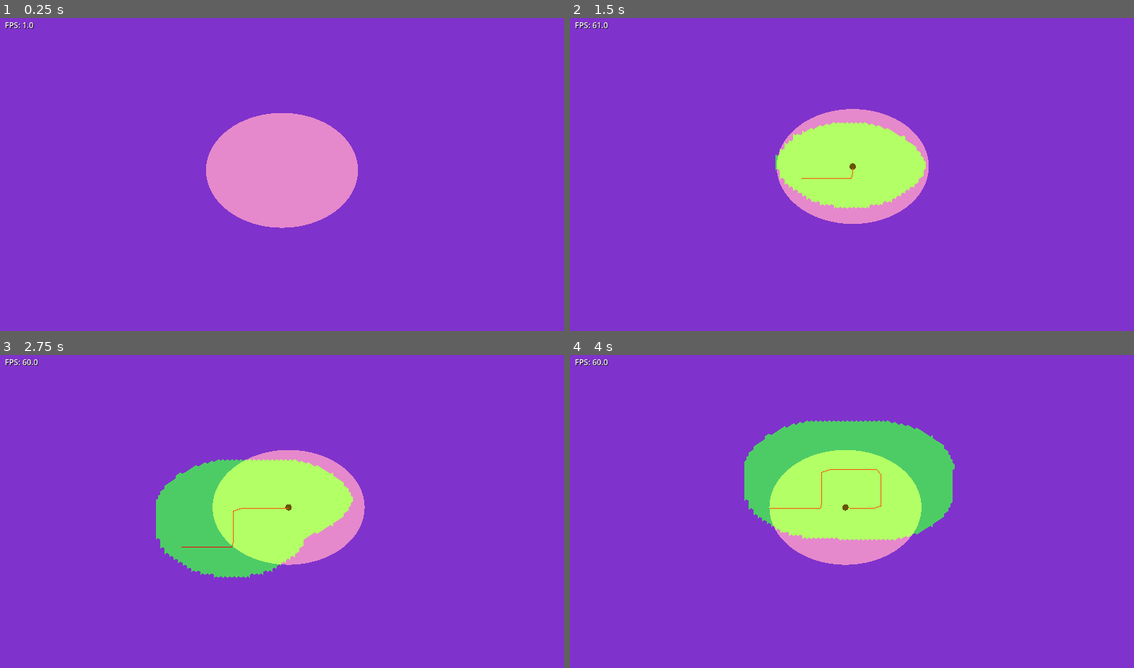
Above: before the commit, frames 1-4 (two rows, left to right).
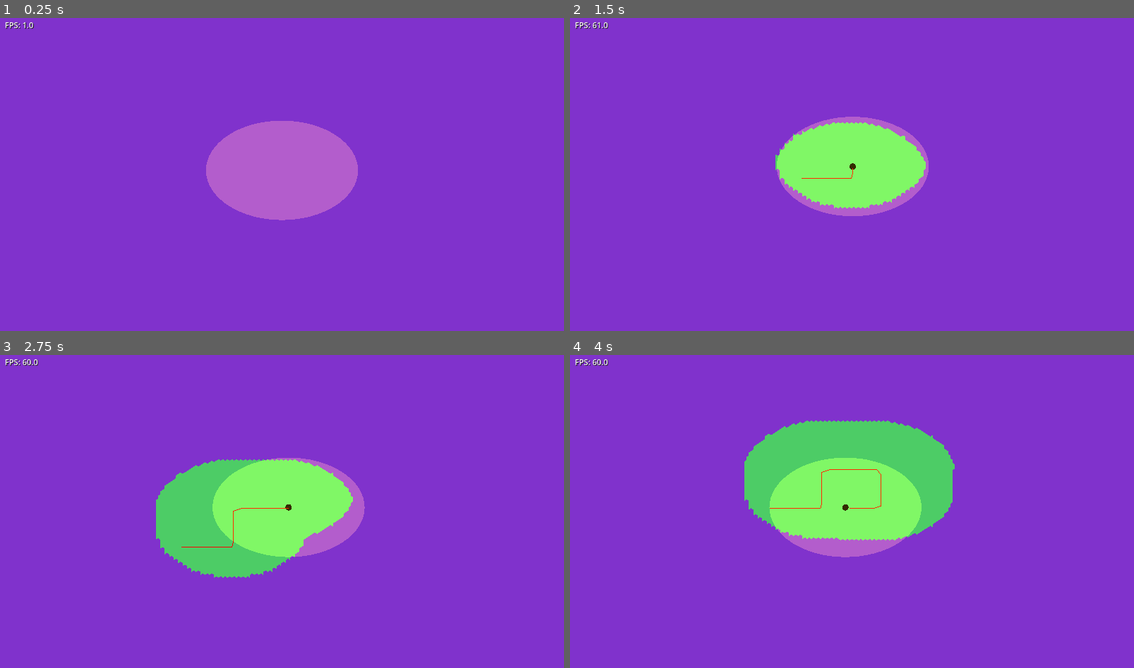
Above: after the commit, the same moments.

Repository: emersonh16/dastardlyfuck
Game: Godot game, scene res://scenes/test/test_miasma.tscn
Two runs of this game, one before a commit and one after it. Both use one fixed random seed, a clock stepped at 60 frames per second and the inputs below.
Inputs:
- Up to frame 1 (0.25 s): no input
- Up to frame 2 (1.5 s): tap Enter at 0.5 s; hold Right (ui_right) 0.53-1.28 s; hold Down (ui_down) from 1.28 s (still down)
- Up to frame 3 (2.75 s): release Down (ui_down) at 2.03 s; hold Right (ui_right) from 2.03 s (still down)
- Up to frame 4 (4 s): release Right (ui_right) at 2.78 s; hold Up (ui_up) 2.78-3.53 s; hold Left (ui_left) from 3.53 s (still down)

The runs differ from the first frame. In frame 1, 7.8% of the frame differs, in the area x 36-64%, y 30-68%; in frame 2, 7.8%, in the area x 36-64%, y 29-66%; in frame 3, 7.8%; in frame 4, 7.8%.

Commit message:
its better

Diff:
--- a/scripts/beam/simple_beam.gd
+++ b/scripts/beam/simple_beam.gd
@@ -54,5 +54,8 @@
 	var params = beam_manager.get_clearing_params()
 	var radius = params.get("radius", 48.0)
 
+	# DEBUG: Print clearing position and radius
+	print("CLEARING: pos=", world_pos, " radius=", radius)
+
 	# Use BeamManager to clear (it will call MiasmaManager)
 	beam_manager.clear_at_position(world_pos, radius)
--- a/scripts/renderers/beam_renderer.gd
+++ b/scripts/renderers/beam_renderer.gd
@@ -40,26 +40,22 @@
 	print("BeamRenderer initialized")
 
 func _create_beam_visual():
-	# Create a circle that matches the clearing hitbox exactly
-	# The clearing is a perfect circle in world space (XZ plane)
-	# For isometric view, we need to show it as an ellipse that represents that circle
+	# Architecture: Custom Flat Circle Mesh (Option 3)
+	# - Create a flat circle mesh directly on XZ plane (Y=0)
+	# - No rotation needed - already flat!
+	# - Hitbox: Circle in world space (XZ plane)
+	# - Visual: Circle in world space (XZ plane)
+	# - Result: Circle appears as ellipse in isometric view (natural projection)
 
-	# Use CylinderMesh for a perfect circle, positioned on XZ plane
-	var cylinder_mesh = CylinderMesh.new()
-	cylinder_mesh.top_radius = 48.0  # Will be updated based on mode
-	cylinder_mesh.bottom_radius = 48.0
-	cylinder_mesh.height = 0.1  # Very thin - essentially a flat disc
-	cylinder_mesh.radial_segments = 64  # High segments for smooth circle
+	# Create custom flat circle mesh
+	# Initial radius will be updated based on mode via BeamManager
+	var circle_mesh = _create_circle_mesh(48.0)
 
 	beam_mesh_instance = MeshInstance3D.new()
-	beam_mesh_instance.mesh = cylinder_mesh
+	beam_mesh_instance.mesh = circle_mesh
 
-	# Rotate to lie flat on XZ plane and align with isometric view
-	# CylinderMesh is vertical (along Y) by default
-	# Step 1: Rotate 90° around X to make it horizontal (flat on XZ plane)
-	# Step 2: Rotate +45° around Y to compensate for camera's 45° azimuth (counter-clockwise)
-	# This should make the ellipse appear aligned (not rotated) in isometric view
-	beam_mesh_instance.rotation_degrees = Vector3(90, 45, 0)  # Flat on XZ, compensate camera
+	# NO ROTATION NEEDED - mesh is already flat on XZ plane!
+	beam_mesh_instance.rotation_degrees = Vector3(0, 0, 0)  # Already flat, no rotation
 	beam_mesh_instance.scale = Vector3(1.0, 1.0, 1.0)  # No scaling - show actual circle
 
 	beam_material = StandardMaterial3D.new()
@@ -81,13 +77,49 @@
 
 	add_child(beam_mesh_instance)
 
+func _create_circle_mesh(radius: float) -> ArrayMesh:
+	# Create a flat circle mesh on XZ plane (Y=0)
+	# This is naturally flat, so no rotation needed!
+
+	var segments = 64  # High segments for smooth circle
+	var vertices = PackedVector3Array()
+	var indices = PackedInt32Array()
+
+	# Center vertex (at origin, Y=0)
+	vertices.append(Vector3(0, 0, 0))
+
+	# Generate circle vertices on XZ plane
+	for i in range(segments + 1):
+		var angle = (i * 2.0 * PI) / segments
+		var x = cos(angle) * radius
+		var z = sin(angle) * radius
+		vertices.append(Vector3(x, 0, z))
+
+	# Create triangles from center to edge
+	for i in range(segments):
+		indices.append(0)  # Center vertex
+		indices.append(i + 1)  # Current edge vertex
+		indices.append(i + 2 if i < segments else 1)  # Next edge vertex (wrap around)
+
+	# Create the mesh
+	var array_mesh = ArrayMesh.new()
+	var arrays = []
+	arrays.resize(Mesh.ARRAY_MAX)
+	arrays[Mesh.ARRAY_VERTEX] = vertices
+	arrays[Mesh.ARRAY_INDEX] = indices
+
+	array_mesh.add_surface_from_arrays(Mesh.PRIMITIVE_TRIANGLES, arrays)
+
+	return array_mesh
+
 func _process(_delta):
 	if not derelict or not beam_mesh_instance:
 		return
 
-	# Follow derelict position (ground level)
+	# Follow derelict position (ground level) - EXACTLY match clearing position
+	# This must match SimpleBeam._clear_bubble() position calculation
 	var derelict_pos = derelict.global_position
-	var ground_pos = Vector3(derelict_pos.x, 0, derelict_pos.z)
+	var ground_pos = Vector3(derelict_pos.x, 0, derelict_pos.z)  # Ground level - matches clearing
 	global_position = ground_pos
 
 	# Position beam well above ground level
@@ -95,12 +127,9 @@
 	# This ensures the ellipse doesn't go below ground and is visible above the derelict
 	beam_mesh_instance.position = Vector3(0, 2.0, 0)
 
-	# DIAGNOSTIC: Print actual rotation values (only once per second to avoid spam)
+	# DEBUG: Print visual position and radius (only once per second to avoid spam)
 	if Engine.get_process_frames() % 60 == 0:
-		print("Beam rotation (local): ", beam_mesh_instance.rotation_degrees)
-		print("Beam rotation (global): ", beam_mesh_instance.global_rotation_degrees)
-		print("Beam parent rotation: ", rotation_degrees)
-		print("Beam scale: ", beam_mesh_instance.scale)
+		print("VISUAL: pos=", ground_pos, " radius=", current_radius, " mesh_pos=", beam_mesh_instance.position, " rotation=", beam_mesh_instance.rotation_degrees)
 
 func _on_beam_mode_changed(mode):
 	if not beam_mesh_instance:
@@ -125,19 +154,23 @@
 			beam_mesh_instance.visible = false
 
 func _update_bubble_visual(radius: float):
-	if not beam_mesh_instance or not beam_mesh_instance.mesh:
+	# Architecture: Single Source of Truth
+	# - BeamManager.get_clearing_radius() defines the hitbox radius
+	# - BeamRenderer uses that exact radius for visual
+	# - Both are circles in world space, so they match exactly
+	# - Isometric projection makes both appear as ellipses (natural, correct)
+
+	if not beam_mesh_instance:
 		return
 
-	# Update cylinder mesh radius - use exact radius from BeamManager
-	# This ensures visual matches hitbox exactly
-	var cylinder = beam_mesh_instance.mesh as CylinderMesh
-	if cylinder:
-		cylinder.top_radius = radius
-		cylinder.bottom_radius = radius
+	# DEBUG: Print when visual radius is updated
+	print("VISUAL UPDATE: Setting radius to ", radius)
 
-	# Verify visual matches hitbox: visual shows circle of radius 'radius'
-	# The circle is pre-stretched to appear circular in isometric view
-	# So the visual correctly represents the clearing circle in isometric view
+	# Recreate circle mesh with new radius
+	# ArrayMesh doesn't support dynamic radius updates, so we recreate it
+	var new_circle_mesh = _create_circle_mesh(radius)
+	beam_mesh_instance.mesh = new_circle_mesh
+	current_radius = radius
 
 func _on_beam_energy_changed(energy: float):
 	if not beam_material:
Not shown, added: DOCS/beam_visual_architecture.md
Not shown, added: DOCS/beam_visual_debug.md
